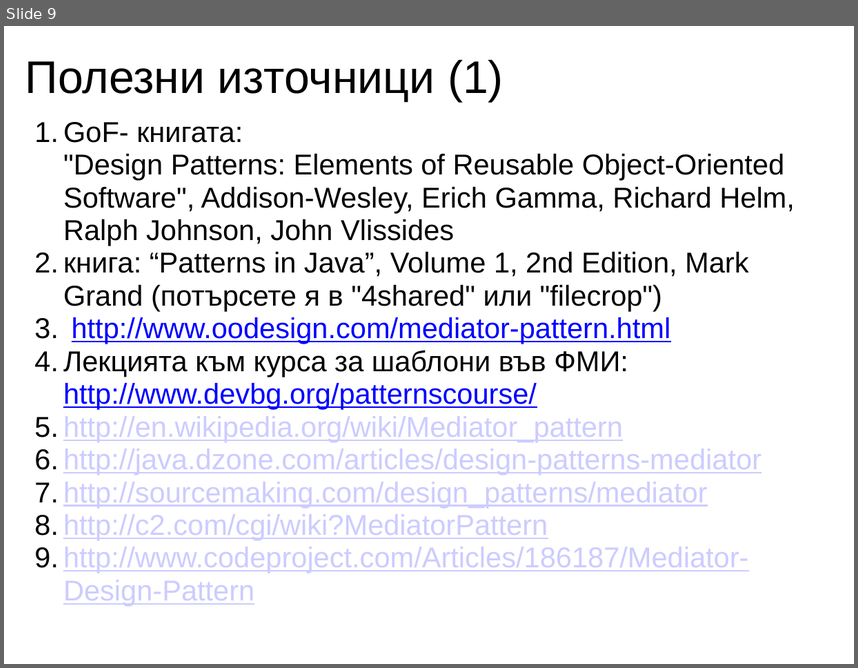
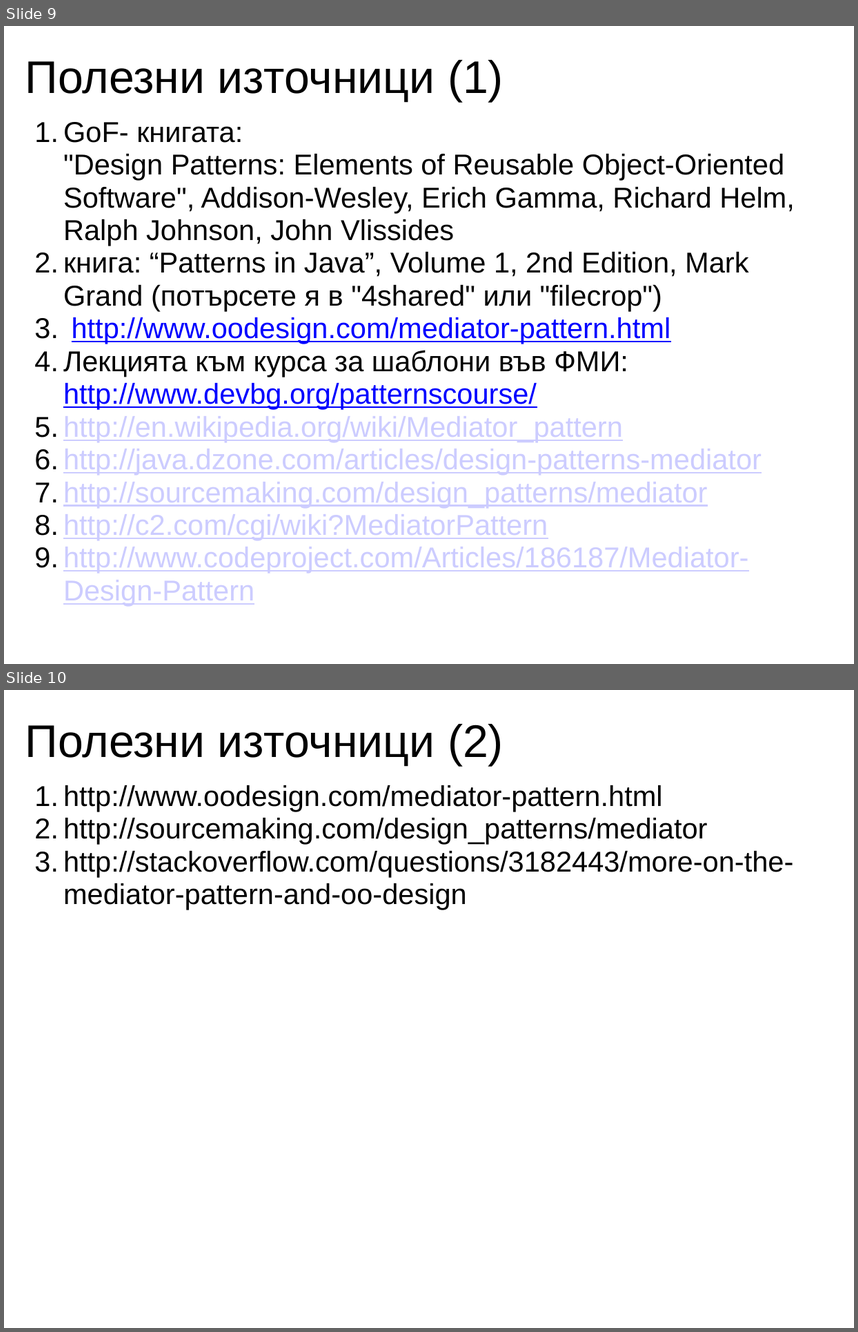
Before and after one commit to uamartins/design-patterns-book, a slide deck: resources/Chapter-22-Mediator/Chapter-22-Mediator-Presentation.ppt. Shown one above the other, each under a label of ours: slide 9 before the commit, slides 9 and 10 after it. The pictures are 858x668 and 858x1332 pixels, drawn with LibreOffice and Linux fonts; fonts in the diff are those of the drawing. Boxes give left, top, right and bottom in pixels: in the first picture for what was removed or moved away, otherwise in the second. Text is boxed around its words. In the diff, an @@ line names an element or a change of style, - is before the commit and + after.

Commit message:
1) PPT was updated (few more links were added) 2) TXT file was added (it contains RAW information about the Mediator pattern) 3) EXCEL file was added. It contains detailed chapter plan. 4) Some mediator diagrams, that might come in handy.

```diff
--- a/resources/Chapter-22-Mediator/Chapter-22-Mediator-Presentation.ppt
+++ b/resources/Chapter-22-Mediator/Chapter-22-Mediator-Presentation.ppt
@@ slide 10 added at (4, 690, 854, 1328), background #FFFFFF @@
@@ title added at (25, 724, 504, 766), 43 pt, text #000000 @@
+Полезни източници (2)
@@ text added at (63, 785, 793, 909), 27 pt, text #000000 @@
+  1. http://www.oodesign.com/mediator-pattern.html
+  2. http://sourcemaking.com/design_patterns/mediator
+  3. http://stackoverflow.com/questions/3182443/more-on-the-mediator-pattern-and-oo-design
```
Also in this commit, not shown: 1 slide changed, 4 other files.
